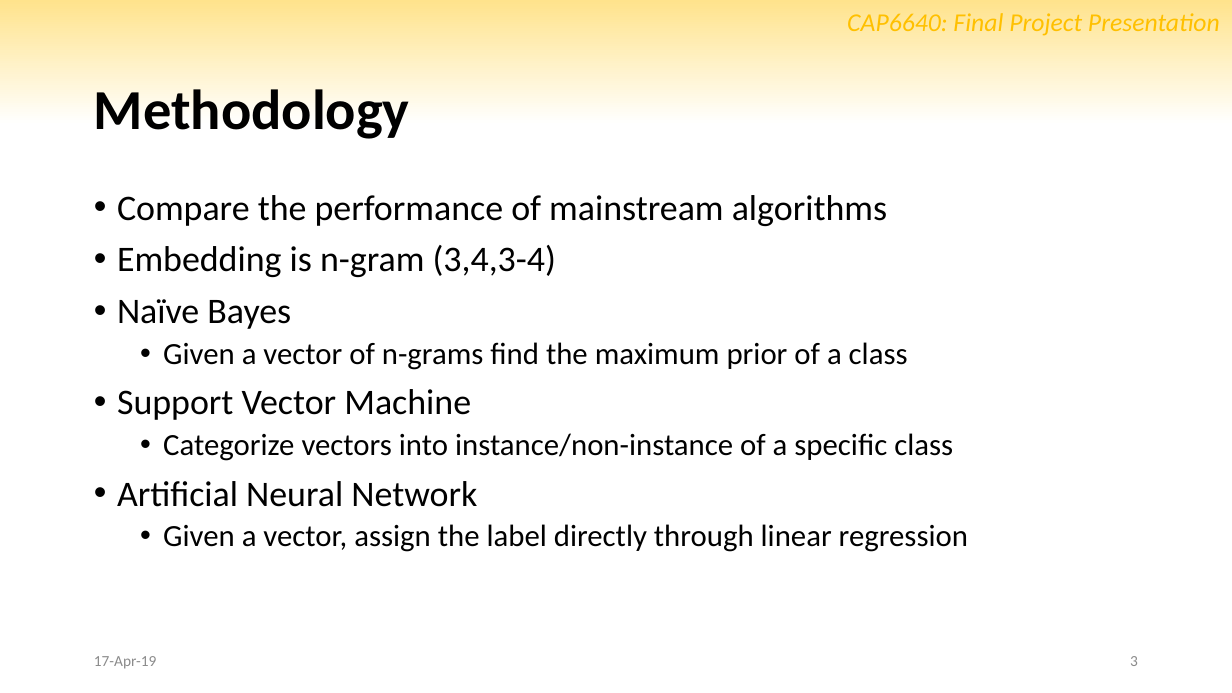
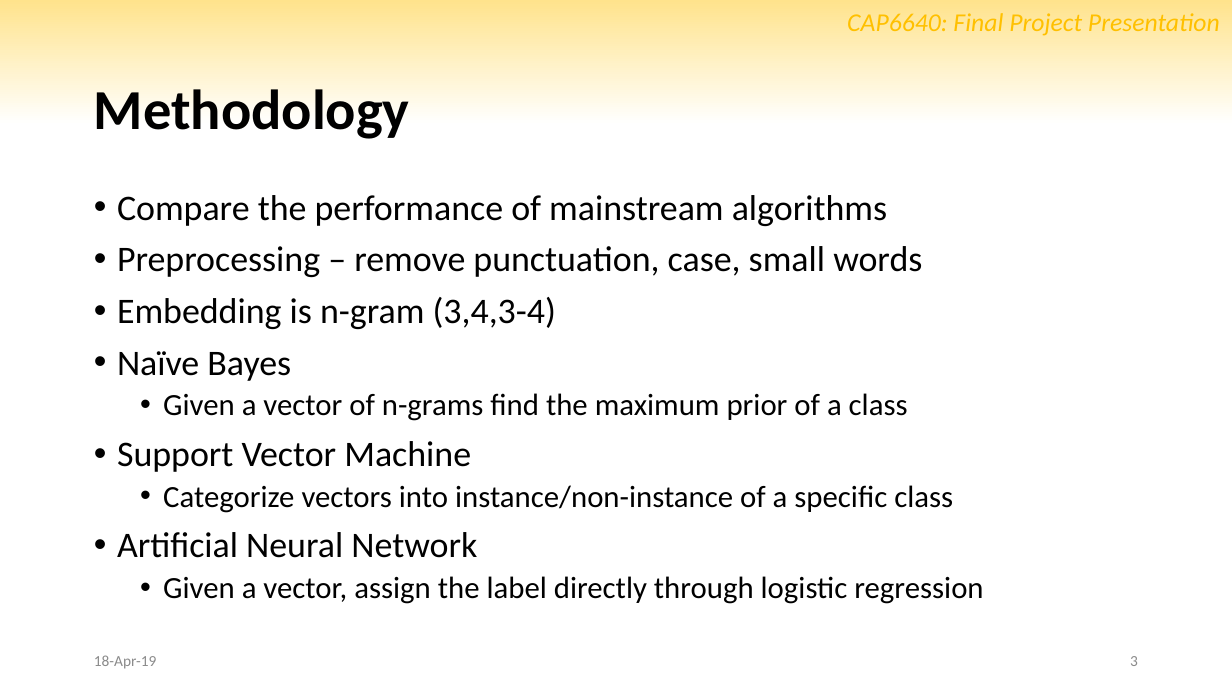
Before and after one commit to marctheshark3/UCF-NLP-Bullydetection, a slide deck: slide 3 of slides.pptx. Drawn at 1232x693 pixels with LibreOffice and Linux fonts; fonts in the diff are those of the drawing; background and template pictures are left out. Boxes give left, top, right and bottom in pixels: in the first picture for what was removed or moved away, otherwise in the second. Text is boxed around its words. In the diff, an @@ line names an element or a change of style, - is before the commit and + after.

```diff
--- a/slides.pptx
+++ b/slides.pptx
@@ text at (x1=117, y1=246, x2=922, y2=277): paragraph added @@
+• Preprocessing – remove punctuation, case, small words
@@ text at (x1=163, y1=576, x2=983, y2=604): text changed @@
-  • Given a vector, assign the label directly through linear regression
+  • Given a vector, assign the label directly through logistic regression
@@ text at (x1=94, y1=655, x2=156, y2=669): text changed @@
-17-Apr-19
+18-Apr-19
```
Also in this commit, not shown: 7 other slides changed.
